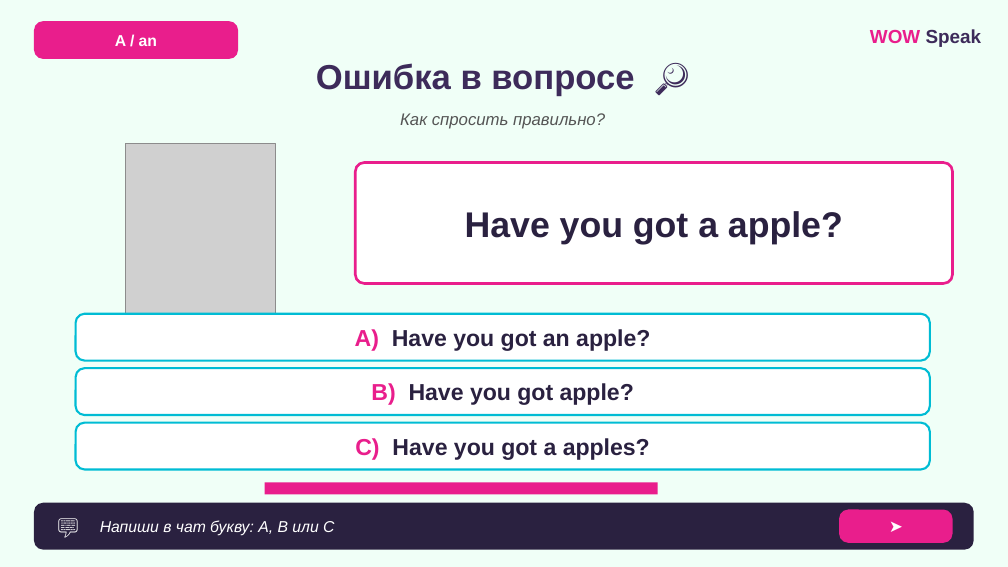
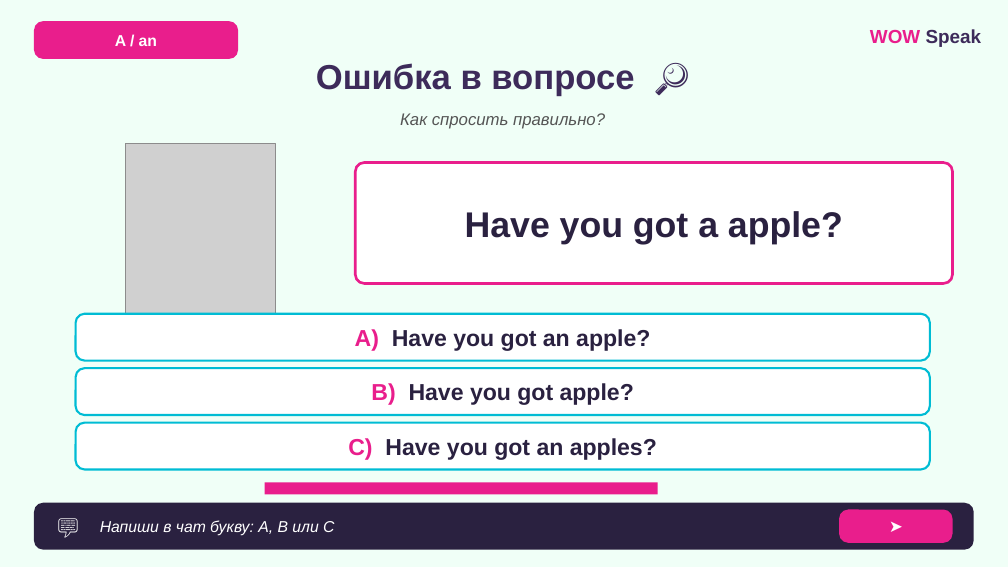
Before and after one commit to wowspeakschool-lang/classroom, a slide deck: slide 18 of vebinary/03.12_A-an/7-9/WOW_Speak_A_An_Food_7-9_LESSON.pptx. Drawn at 1008x567 pixels with LibreOffice and Linux fonts; fonts in the diff are those of the drawing; grey boxes stand for pictures. Boxes give left, top, right and bottom in pixels: in the first picture for what was removed or moved away, otherwise in the second. Text is boxed around its words. In the diff, an @@ line names an element or a change of style, - is before the commit and + after.

```diff
--- a/vebinary/03.12_A-an/7-9/WOW_Speak_A_An_Food_7-9_LESSON.pptx
+++ b/vebinary/03.12_A-an/7-9/WOW_Speak_A_An_Food_7-9_LESSON.pptx
@@ text in rounded rectangle at (348, 438, 657, 460): text changed @@
-C) Have you got a apples?
+C) Have you got an apples?
```
Also in this commit, not shown: 1 other slide changed, 7 other files.
